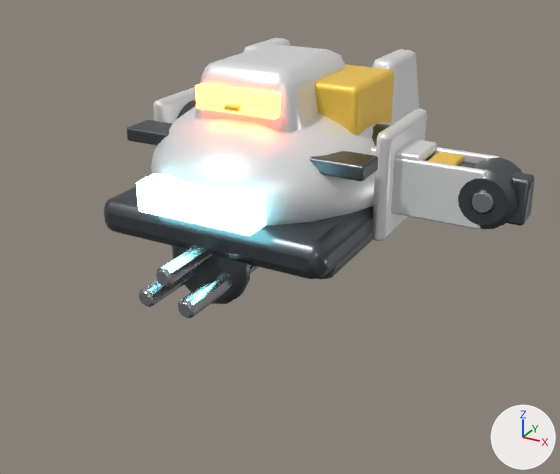
A saved change to the glTF model public/assets/models/robots/biped/burst.glb.
Both versions are drawn from a camera (50 mm lens) standing at (0.62, -1.132, 0.415) and looking at (0.081, -0.152, -0.075). Arrows for +X, +Y and +Z are at lower right; the lights stay in place. The picture after the commit comes second. Vertices at exactly the same position are counted once.

In view in the first picture: 'Barrel', 'Hull', 'LegLower', 'LegUpper', 'Turret'.
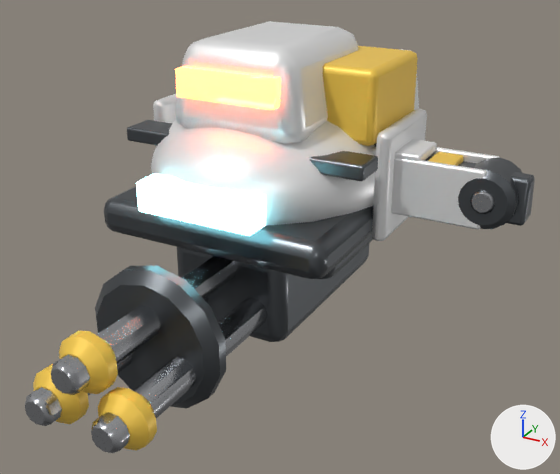
Patch to the scene script:
```diff
--- a/public/assets/models/robots/biped/burst.glb.py
+++ b/public/assets/models/robots/biped/burst.glb.py
@@ me_barrel @@
 # used by ob_barrel; location = (0.0, 0.0, 0.0)
-me_barrel.from_pydata(...)  # 276 vertices, 532 faces; spans x -0.068..0.068, y -0.35..0.12, z -0.175..-0.035
+me_barrel.from_pydata(...)  # 430 vertices, 828 faces; spans x -0.109..0.109, y -0.56..0.192, z -0.28..-0.056
+# me_barrel part 1: the loose piece of 56 vertices spanning x -0.065..0.065, y -0.12..0.12, z -0.16..-0.06 is scaled about the mesh origin by 1.6
+# me_barrel part 2: the loose piece of 56 vertices spanning x -0.068..0.068, y -0.245..-0.215, z -0.175..-0.035 is scaled about the mesh origin by 1.6
+# me_barrel part 3: the loose piece of 58 vertices spanning x -0.015..0.015, y -0.35..-0.05, z -0.094..-0.066 is scaled about the mesh origin by 1.6
+# me_barrel part 4: a new loose piece of 56 vertices spanning x -0.097..-0.015, y -0.536..-0.488, z -0.237..-0.154, in mat_hazard (yellow #f9ce50)
+# me_barrel part 5: a new loose piece of 56 vertices spanning x 0.015..0.097, y -0.536..-0.488, z -0.237..-0.154, in mat_hazard (yellow #f9ce50)
+# me_barrel part 6: a new loose piece of 56 vertices spanning x -0.041..0.041, y -0.536..-0.488, z -0.17..-0.086, in mat_hazard (yellow #f9ce50)
+# me_barrel part 7: a new loose piece of 46 vertices spanning x -0.08..-0.032, y -0.56..-0.08, z -0.218..-0.172, in mat_steel (grey #b5b6ba)
+# me_barrel part 8: a new loose piece of 46 vertices spanning x 0.032..0.08, y -0.56..-0.08, z -0.218..-0.172, in mat_steel (grey #b5b6ba)
+# me_barrel part 9: the loose piece of 53 vertices spanning x 0.02..0.05, y -0.35..-0.05, z -0.136..-0.108 is deleted
+# me_barrel part 10: the loose piece of 53 vertices spanning x -0.05..-0.02, y -0.35..-0.05, z -0.136..-0.108 is deleted
 me_barrel.materials.append(mat_gunmetal)
 me_barrel.materials.append(mat_steel)
+me_barrel.materials.append(mat_hazard)  # yellow #f9ce50
@@ me_turret @@
 # used by ob_turret; location = (0.0, 0.0, 0.0)
-me_turret.from_pydata(...)  # 216 vertices, 416 faces; spans x -0.11..0.16, y -0.15..0.11, z 0.035..0.18
+me_turret.from_pydata(...)  # 216 vertices, 416 faces; spans x -0.132..0.192, y -0.18..0.132, z 0.042..0.216
+# me_turret part 11: the whole mesh is scaled about the mesh origin by 1.2
 me_turret.materials.append(mat_gunmetal)
```

Pixel boxes [x1, y1, x2, y2] of what changed, in the pictures (560 x 474 px; the box of a moved part takes in the faces that stretch with it):
'Barrel', reshaped
    before: [139, 243, 258, 318]
    after: [25, 244, 369, 453]
'Turret', rescaled
    before: [195, 44, 394, 135]
    after: [175, 21, 418, 146]
part 1 of me_barrel, moved or reshaped (not visible before)
    after: [177, 244, 369, 342]
part 2 of me_barrel, moved or reshaped
    before: [172, 246, 250, 304]
    after: [95, 266, 226, 409]
part 3 of me_barrel, moved or reshaped
    before: [156, 243, 212, 287]
    after: [51, 256, 237, 395]
part 4 of me_barrel, added (yellow)
    after: [33, 364, 89, 424]
part 5 of me_barrel, added (yellow)
    after: [98, 387, 157, 451]
part 6 of me_barrel, added (yellow)
    after: [59, 331, 118, 394]
part 7 of me_barrel, added
    after: [25, 297, 209, 426]
part 8 of me_barrel, added
    after: [91, 298, 268, 453]
part 9 of me_barrel, deleted
    before: [178, 265, 258, 318]
part 10 of me_barrel, deleted
    before: [139, 270, 195, 307]
